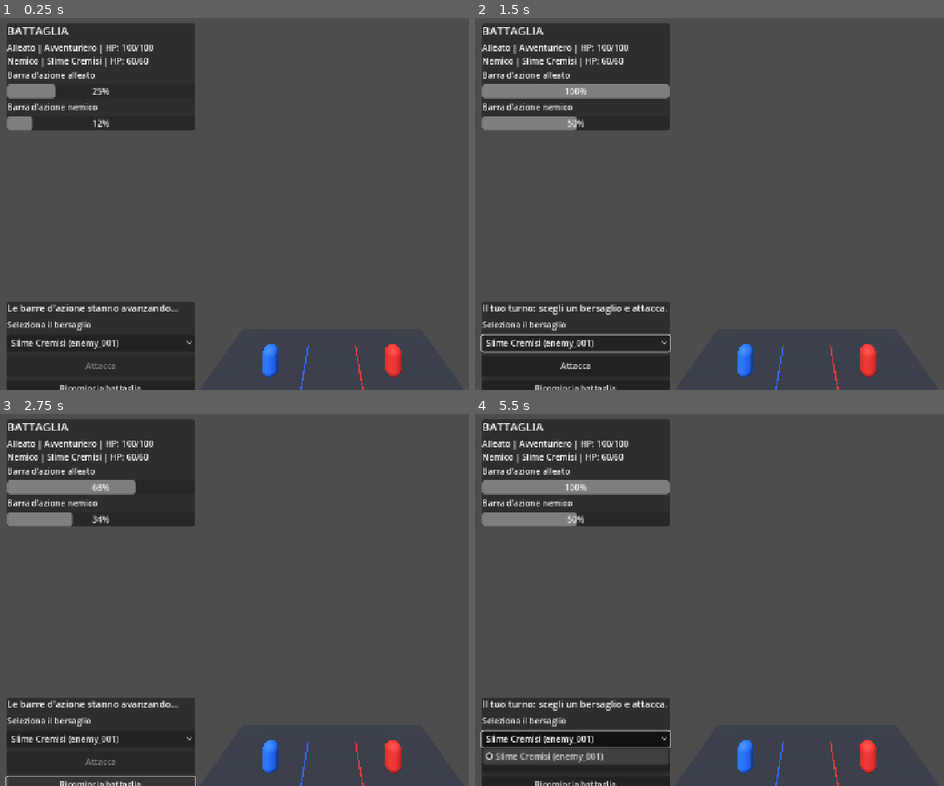
Above: before the commit, frames 1-4 (two rows, left to right).
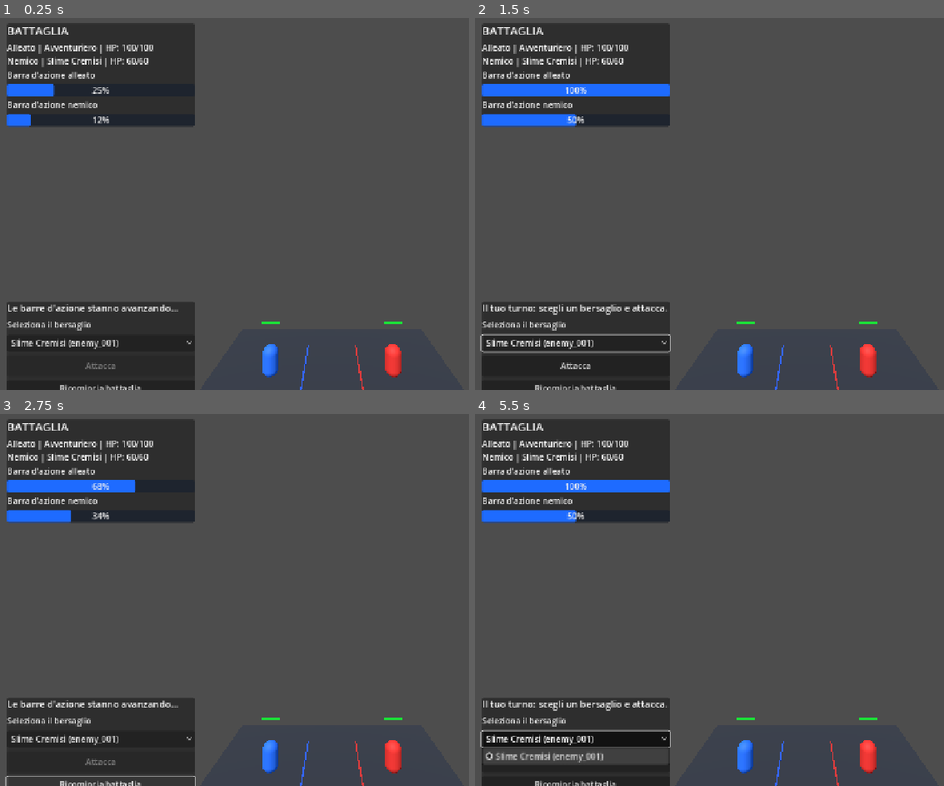
Above: after the commit, the same moments.

Repository: konakona185-gif/Super-spork-K7-school
Game: Godot game, scene res://scenes/main.tscn
Same seed, same stepped clock (60 frames per second), same inputs: the game is played once before the commit and once after it.
Inputs:
- Up to frame 1 (0.25 s): no input
- Up to frame 2 (1.5 s): click "Slime Cremisi (enemy_001)" at 0.5 s; click "Attacca" at 1.25 s
- Up to frame 3 (2.75 s): click "Ricomincia battaglia" at 2 s
- Up to frame 4 (5.5 s): click "Slime Cremisi (enemy_001)" at 2.75 s; click "Attacca" at 3.5 s; click "Ricomincia battaglia" at 4.25 s; click "Slime Cremisi (enemy_001)" at 5 s

The runs differ from the first frame. In frame 1, 1.4% of the frame differs, in the area x 1-86%, y 17-83%; in frame 2, 3.0%; in frame 3, 2.3%; in frame 4, 3.0%.

Commit message:
Update main.gd

Diff:
--- a/scripts/main.gd
+++ b/scripts/main.gd
@@ -5,6 +5,10 @@
 const MAX_ALLIES: int = 4
 const MAX_ENEMIES: int = 5
 
+const HP_BAR_WIDTH: float = 0.95
+const HP_BAR_HEIGHT: float = 0.09
+const HP_BAR_Y: float = 1.85
+
 var combat_manager = CombatManagerScript.new()
 
 var party_data: Array = []
@@ -20,6 +24,8 @@
 
 var pending_turns: Array[Dictionary] = []
 var fighter_meshes: Dictionary = {}
+var fighter_hp_bars: Dictionary = {}
+var fighter_hp_fills: Dictionary = {}
 
 var status_label: Label
 var turn_label: Label
@@ -69,7 +75,6 @@
 
 	var fighter: Dictionary = pending_turns.pop_front()
 	var fighter_id: String = str(fighter["id"])
-
 	var current_fighter: Dictionary = combat_manager.get_combatant(fighter_id)
 
 	if current_fighter.is_empty() or not bool(current_fighter["alive"]):
@@ -199,7 +204,6 @@
 	ground_material.albedo_color = Color(0.18, 0.20, 0.24)
 	ground_material.roughness = 1.0
 	ground.material_override = ground_material
-
 	add_child(ground)
 
 	var camera: Camera3D = Camera3D.new()
@@ -280,20 +284,14 @@
 	hero_title.text = "Barra d'azione alleato"
 	panel_contents.add_child(hero_title)
 
-	hero_bar = ProgressBar.new()
-	hero_bar.custom_minimum_size = Vector2(300.0, 18.0)
-	hero_bar.max_value = 100.0
-	hero_bar.show_percentage = true
+	hero_bar = _create_action_bar()
 	panel_contents.add_child(hero_bar)
 
 	var enemy_title: Label = Label.new()
 	enemy_title.text = "Barra d'azione nemico"
 	panel_contents.add_child(enemy_title)
 
-	enemy_bar = ProgressBar.new()
-	enemy_bar.custom_minimum_size = Vector2(300.0, 18.0)
-	enemy_bar.max_value = 100.0
-	enemy_bar.show_percentage = true
+	enemy_bar = _create_action_bar()
 	panel_contents.add_child(enemy_bar)
 
 	var controls: PanelContainer = PanelContainer.new()
@@ -339,6 +337,25 @@
 	control_contents.add_child(restart_button)
 
 
+func _create_action_bar() -> ProgressBar:
+	var bar: ProgressBar = ProgressBar.new()
+	bar.custom_minimum_size = Vector2(300.0, 18.0)
+	bar.max_value = 100.0
+	bar.show_percentage = true
+
+	var background_style: StyleBoxFlat = StyleBoxFlat.new()
+	background_style.bg_color = Color(0.12, 0.14, 0.18)
+	background_style.set_corner_radius_all(3)
+	bar.add_theme_stylebox_override("background", background_style)
+
+	var fill_style: StyleBoxFlat = StyleBoxFlat.new()
+	fill_style.bg_color = Color(0.12, 0.42, 1.0)
+	fill_style.set_corner_radius_all(3)
+	bar.add_theme_stylebox_override("fill", fill_style)
+
+	return bar
+
+
 func _reset_battle() -> void:
 	battle_over = false
 	waiting_for_hero_turn = false
@@ -361,6 +378,8 @@
 			fighter_node.queue_free()
 
 	fighter_meshes.clear()
+	fighter_hp_bars.clear()
+	fighter_hp_fills.clear()
 
 	var allies: Array[Dictionary] = []
 	var enemies: Array[Dictionary] = []
@@ -375,13 +394,13 @@
 
 	for i in range(allies.size()):
 		var ally: Dictionary = allies[i]
-		var position: Vector3 = _get_formation_position("hero", i, allies.size())
-		_create_fighter_model(ally, position)
+		var ally_position: Vector3 = _get_formation_position("hero", i, allies.size())
+		_create_fighter_model(ally, ally_position)
 
 	for i in range(enemies.size()):
 		var enemy: Dictionary = enemies[i]
-		var position: Vector3 = _get_formation_position("enemy", i, enemies.size())
-		_create_fighter_model(enemy, position)
+		var enemy_position: Vector3 = _get_formation_position("enemy", i, enemies.size())
+		_create_fighter_model(enemy, enemy_position)
 
 	_update_fighter_visuals()
 
@@ -425,9 +444,50 @@
 
 	material.roughness = 0.7
 	model.material_override = material
-
 	add_child(model)
+
 	fighter_meshes[fighter_id] = model
+	_create_fighter_hp_bar(fighter, model)
+
+
+func _create_fighter_hp_bar(fighter: Dictionary, model: MeshInstance3D) -> void:
+	var fighter_id: String = str(fighter["id"])
+
+	var bar_root: Node3D = Node3D.new()
+	bar_root.name = "HPBar_" + fighter_id
+	bar_root.position = Vector3(0.0, HP_BAR_Y, 0.0)
+	model.add_child(bar_root)
+
+	var background: MeshInstance3D = MeshInstance3D.new()
+	background.name = "HPBackground"
+
+	var background_mesh: BoxMesh = BoxMesh.new()
+	background_mesh.size = Vector3(HP_BAR_WIDTH, HP_BAR_HEIGHT, 0.035)
+	background.mesh = background_mesh
+
+	var background_material: StandardMaterial3D = StandardMaterial3D.new()
+	background_material.albedo_color = Color(0.08, 0.08, 0.08)
+	background_material.shading_mode = BaseMaterial3D.SHADING_MODE_UNSHADED
+	background_material.billboard_mode = BaseMaterial3D.BILLBOARD_ENABLED
+	background.material_override = background_material
+	bar_root.add_child(background)
+
+	var fill: MeshInstance3D = MeshInstance3D.new()
+	fill.name = "HPFill"
+
+	var fill_mesh: BoxMesh = BoxMesh.new()
+	fill_mesh.size = Vector3(HP_BAR_WIDTH, HP_BAR_HEIGHT, 0.045)
+	fill.mesh = fill_mesh
+
+	var fill_material: StandardMaterial3D = StandardMaterial3D.new()
+	fill_material.albedo_color = Color(0.12, 0.88, 0.22)
+	fill_material.shading_mode = BaseMaterial3D.SHADING_MODE_UNSHADED
+	fill_material.billboard_mode = BaseMaterial3D.BILLBOARD_ENABLED
+	fill.material_override = fill_material
+	bar_root.add_child(fill)
+
+	fighter_hp_bars[fighter_id] = bar_root
+	fighter_hp_fills[fighter_id] = fill
 
 
 func _update_fighter_visuals() -> void:
@@ -453,6 +513,30 @@
 
 			model.scale = Vector3.ONE
 			model.position.y = 0.78
+
+		_update_fighter_hp_bar(fighter_id, fighter)
+
+
+func _update_fighter_hp_bar(fighter_id: String, fighter: Dictionary) -> void:
+	if not fighter_hp_fills.has(fighter_id):
+		return
+
+	var fill: MeshInstance3D = fighter_hp_fills[fighter_id]
+
+	if not is_instance_valid(fill):
+		return
+
+	var max_hp: float = maxf(1.0, float(fighter["max_hp"]))
+	var current_hp: float = clampf(float(fighter["hp"]), 0.0, max_hp)
+	var ratio: float = current_hp / max_hp
+
+	fill.scale.x = ratio
+	fill.position.x = -(HP_BAR_WIDTH * (1.0 - ratio)) / 2.0
+
+	if not bool(fighter["alive"]):
+		fill.visible = false
+	else:
+		fill.visible = true
 
 
 func _refresh_target_options() -> void:
